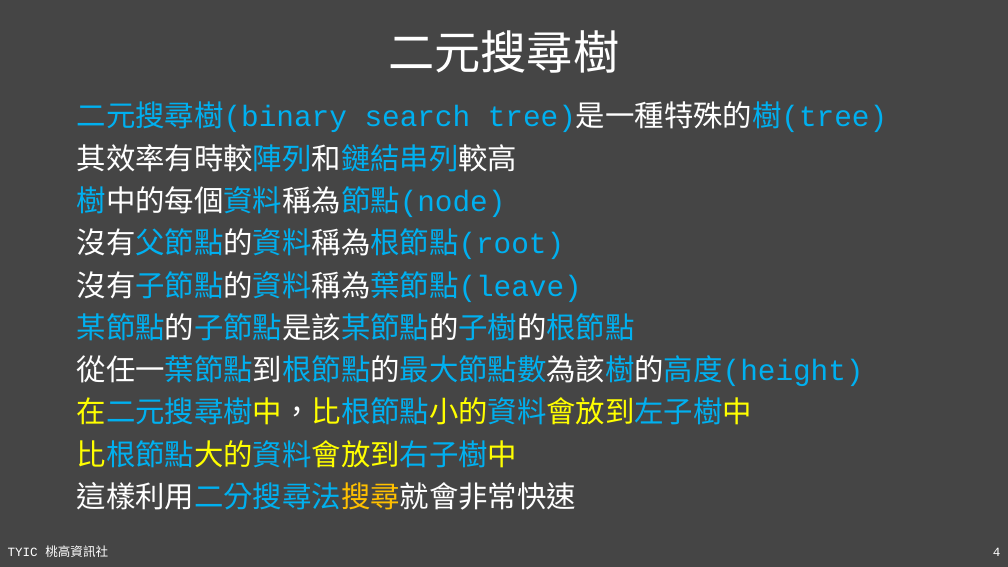
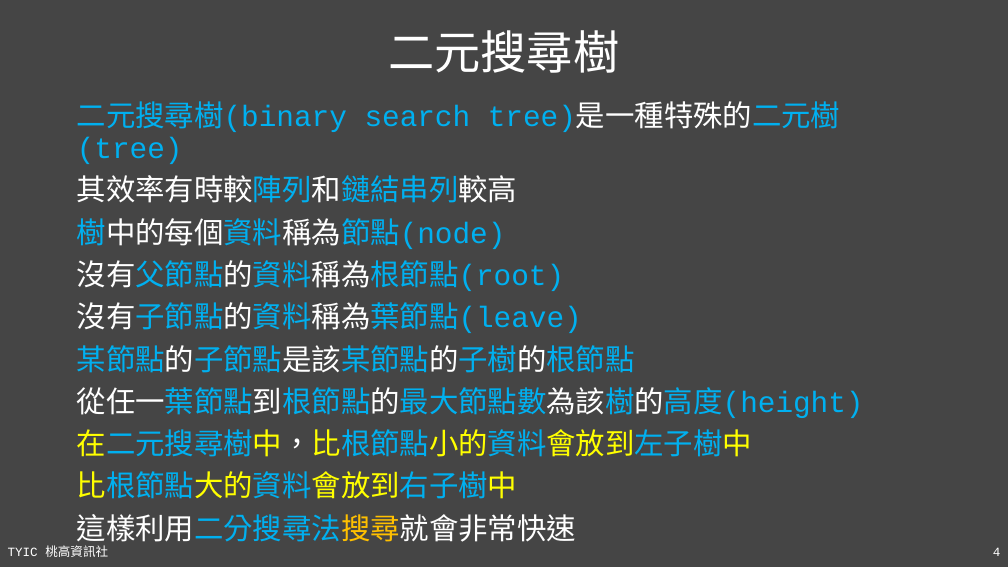
Before and after one commit to TYSHIC/slides, a slide deck: slide 4 of ppt/99_補充：資料結構與演算法.pptx. Drawn at 1008x567 pixels with LibreOffice and Linux fonts; fonts in the diff are those of the drawing. Boxes give left, top, right and bottom in pixels: in the first picture for what was removed or moved away, otherwise in the second. Text is boxed around its words. In the diff, an @@ line names an element or a change of style, - is before the commit and + after.

```diff
--- a/ppt/99_補充：資料結構與演算法.pptx
+++ b/ppt/99_補充：資料結構與演算法.pptx
@@ text at bbox=[77, 101, 840, 164]: text changed @@
-二元搜尋樹(binary search tree)是一種特殊的樹(tree)
+二元搜尋樹(binary search tree)是一種特殊的二元樹(tree)
```
Also in this commit, not shown: 9 other files.
